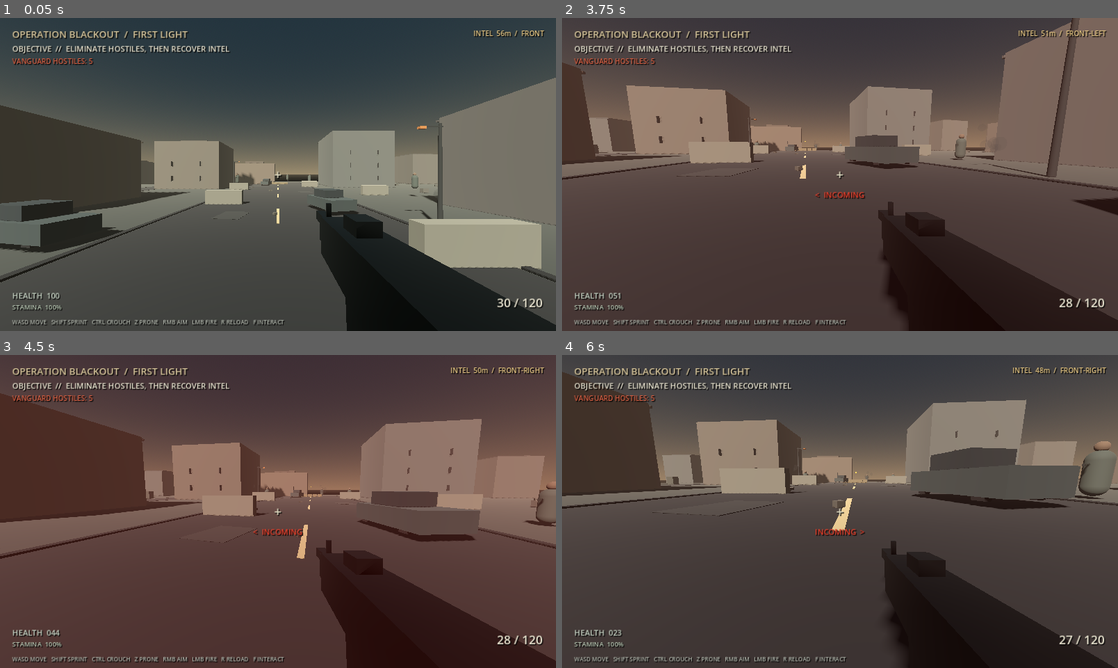
Above: before the commit, frames 1-4 (two rows, left to right).
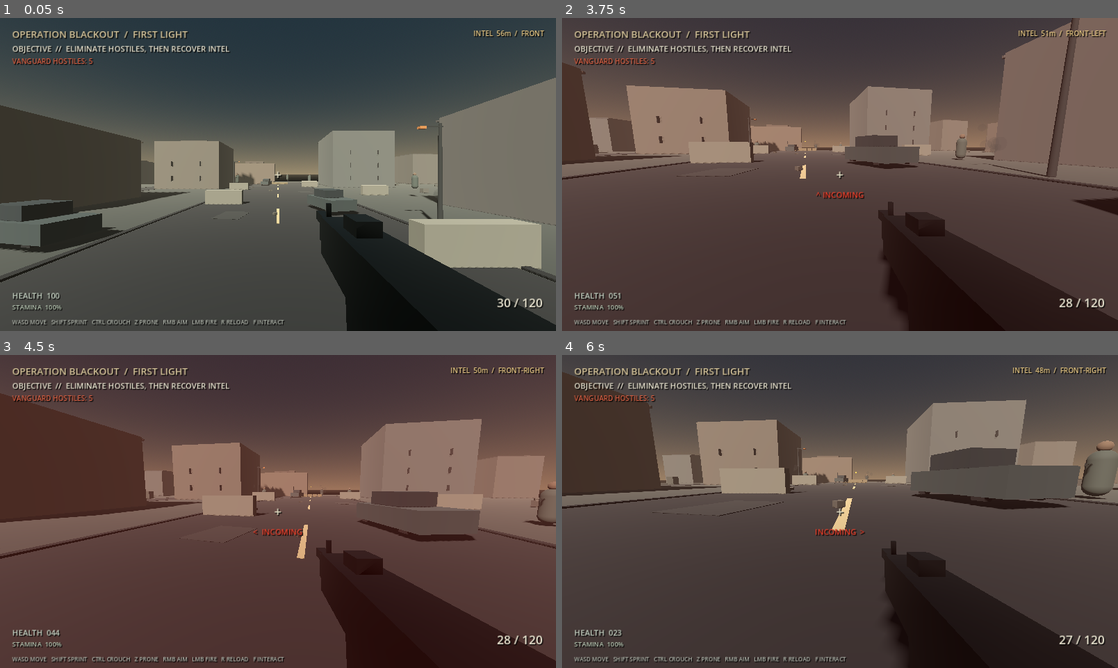
Above: after the commit, the same moments.

Repository: Liladizilla/operation-blackout
Game: Godot game, scene res://scenes/main.tscn
Two runs of this game, one before a commit and one after it. Both use one fixed random seed, a clock stepped at 60 frames per second and the inputs below.
Inputs (mouse positions are in pixels of both pictures, inside the frame that each line leads up to):
- Up to frame 1 (0.05 s): no input
- Up to frame 2 (3.75 s): tap Enter at 0.5 s; move the mouse to (867, 174) at 0.52 s; hold W (move_forward) from 0.53 s (still down); tap Ctrl (crouch) at 0.6, 3.6 s; click (867, 174) at 0.67 s; tap Space (jump) at 0.77, 1.52, 3.02 s; move the mouse to (812, 174) at 1.27 s; tap F (interact) at 1.35 s; move the mouse to (851, 168) at 2.02 s; tap Z (prone) at 2.1 s; move the mouse to (834, 180) at 2.77 s; tap Shift (sprint) at 2.85 s; click (834, 180) at 2.92 s; move the mouse to (878, 177) at 3.52 s
- Up to frame 3 (4.5 s): keep holding W (move_forward); tap Space (jump) at 3.77 s; move the mouse to (233, 508) at 4.27 s; tap F (interact) at 4.35 s
- Up to frame 4 (6 s): tap Space (jump) at 4.52 s; move the mouse to (845, 511) at 5.02 s; tap Z (prone) at 5.1 s; click (845, 511) at 5.17 s; move the mouse to (817, 505) at 5.77 s; release W (move_forward) at 5.78 s; hold D (move_right) from 5.78 s (still down); tap Shift (sprint) at 5.85 s

Frame 1 is identical in both runs. In frame 2, 0.1% of the frame differs, in the area x 35-73%, y 37-58%; in frame 3, less than 0.1%; in frame 4, 0.2%, in the area x 43-100%, y 27-46%.

Commit message:
Place hostile cover goals beside obstacles

Diff:
--- a/scripts/enemy.gd
+++ b/scripts/enemy.gd
@@ -234,7 +234,19 @@
 
 func _choose_cover(threat_position: Vector3) -> Vector3:
     # Candidate positions sit near concrete barriers and wreckage in the arena.
-    var candidates := [Vector3(-7, 0, -10), Vector3(7, 0, -18), Vector3(-5, 0, 7), Vector3(6, 0, 19), Vector3(-12, 0, 25), Vector3(13, 0, -1), Vector3(-2, 0, -29)]
+    # Stand beside cover rather than targeting the solid center of each obstacle.
+    var candidates := [
+        Vector3(-9.1, 0, -10), Vector3(-7, 0, -11.5),
+        Vector3(9.0, 0, -18), Vector3(7, 0, -19.4),
+        Vector3(-7.0, 0, 7), Vector3(-5, 0, 5.5),
+        Vector3(8.0, 0, 19), Vector3(6, 0, 17.5),
+        Vector3(-14.0, 0, 25), Vector3(-12, 0, 23.5),
+        Vector3(15.0, 0, -1), Vector3(13, 0, -2.4),
+        Vector3(-2, 0, -30.2),
+        Vector3(-28.5, 0, -24), Vector3(-28.5, 0, -12),
+        Vector3(-28.5, 0, 0), Vector3(-28.5, 0, 12),
+        Vector3(-28.5, 0, 24)
+    ]
     var best := global_position
     var best_score := -INF
     for candidate in candidates:
